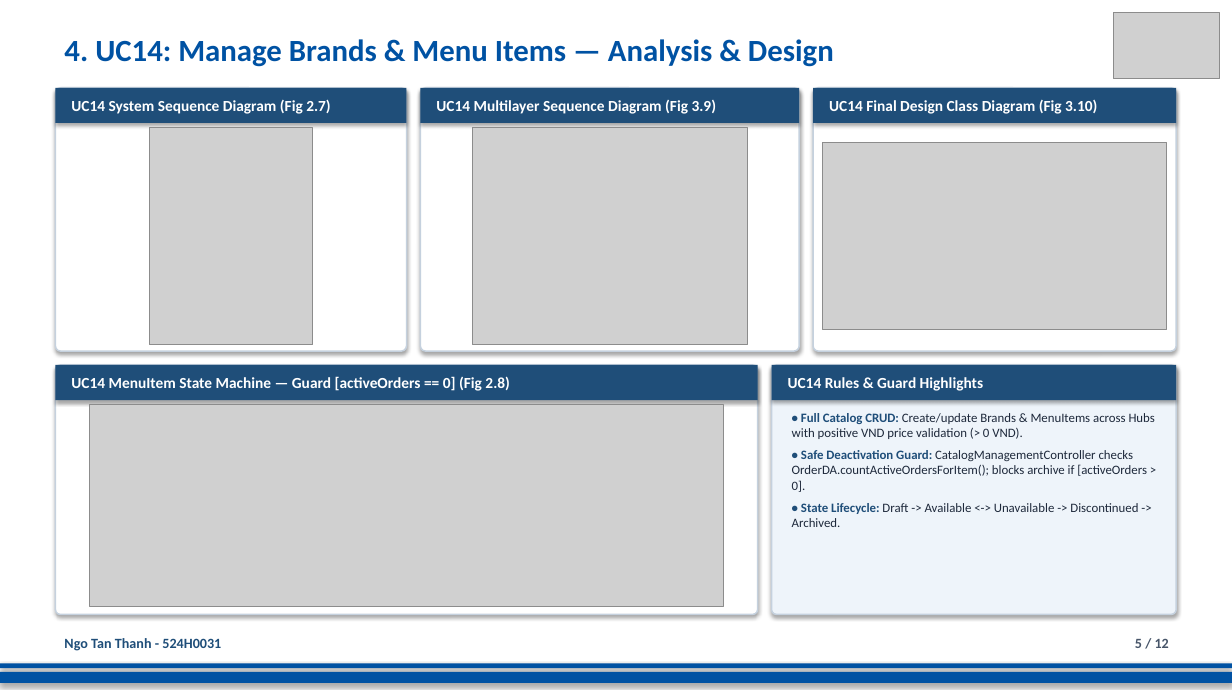
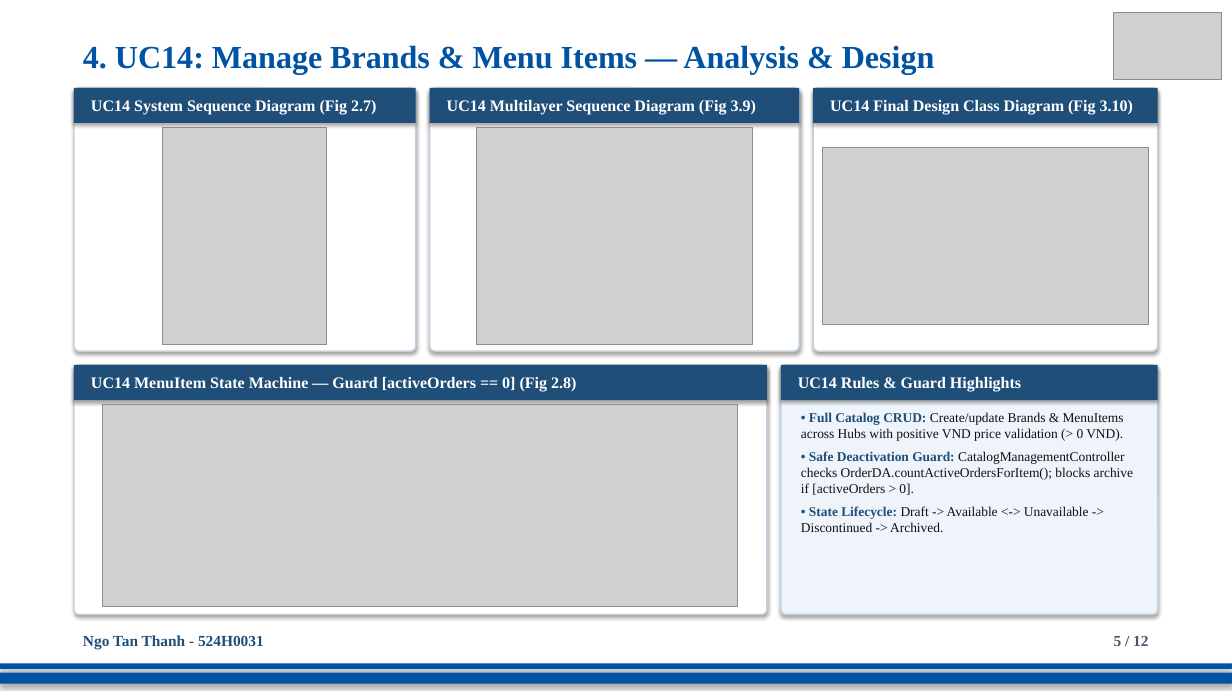
Before and after one commit to DoQuocTrung06/SaigonBite-RAD-TeamF10, a slide deck: slide 5 of Part_2/TeamF10_Presentation_for_SaigonBite.pptx. Drawn at 1232x693 pixels with LibreOffice and Linux fonts; fonts in the diff are those of the drawing; grey boxes stand for pictures. Boxes give left, top, right and bottom in pixels: in the first picture for what was removed or moved away, otherwise in the second. Text is boxed around its words. In the diff, an @@ line names an element or a change of style, - is before the commit and + after.

Commit message:
UC3 & UC14: style Part 2 slide deck with exact Times New Roman typography and Part 1 branding (524H0031)

```diff
--- a/Part_2/TeamF10_Presentation_for_SaigonBite.pptx
+++ b/Part_2/TeamF10_Presentation_for_SaigonBite.pptx
@@ text "4. UC14: Manage Brands & ...": place and size @@
-text "4. UC14: Manage Brands & ..." at [64,39,834,67]
+text "4. UC14: Manage Brands & ..." at [83,45,935,75]
@@ text "4. UC14: Manage Brands & ..." at [83,45,935,75]: size 24 to 25 pt, font Calibri to Times New Roman @@
@@ rectangle "UC14 System Sequence Diagram (Fig ...": place and size @@
-rectangle "UC14 System Sequence Diagram (Fig ..." at [55,88,407,123]
+rectangle "UC14 System Sequence Diagram (Fig ..." at [74,88,416,123]
@@ rounded rectangle: place and size @@
-rounded rectangle at [55,88,407,351]
+rounded rectangle at [74,88,416,351]
@@ rectangle "UC14 Multilayer Sequence Diagram (Fig ...": place and size @@
-rectangle "UC14 Multilayer Sequence Diagram (Fig ..." at [421,88,799,123]
+rectangle "UC14 Multilayer Sequence Diagram (Fig ..." at [430,88,799,123]
@@ rounded rectangle: place and size @@
-rounded rectangle at [421,88,799,351]
+rounded rectangle at [430,88,799,351]
@@ rectangle "UC14 Final Design Class Diagram ...": place and size @@
-rectangle "UC14 Final Design Class Diagram ..." at [813,88,1177,123]
+rectangle "UC14 Final Design Class Diagram ..." at [813,88,1158,123]
@@ rounded rectangle: place and size @@
-rounded rectangle at [813,88,1177,351]
+rounded rectangle at [813,88,1158,351]
@@ picture: place and size @@
-picture at [149,128,312,345]
+picture at [163,128,326,345]
@@ picture: place and size @@
-picture at [472,128,748,345]
+picture at [477,128,752,345]
@@ picture: place and size @@
-picture at [823,142,1167,330]
+picture at [823,148,1149,325]
@@ rectangle "UC14 MenuItem State Machine — ...": place and size @@
-rectangle "UC14 MenuItem State Machine — ..." at [55,365,758,400]
+rectangle "UC14 MenuItem State Machine — ..." at [74,365,767,400]
@@ rounded rectangle: place and size @@
-rounded rectangle at [55,365,758,615]
+rounded rectangle at [74,365,767,615]
@@ size 12 to 12.5 pt, font Calibri to Times New Roman in 5 elements at [430,88,799,123], [74,365,767,400], [813,88,1158,123], [74,88,416,123], [781,365,1158,400] @@
@@ rectangle "UC14 Rules & Guard Highlights": place and size @@
-rectangle "UC14 Rules & Guard Highlights" at [772,365,1177,400]
+rectangle "UC14 Rules & Guard Highlights" at [781,365,1158,400]
@@ rounded rectangle: place and size @@
-rounded rectangle at [772,365,1177,615]
+rounded rectangle at [781,365,1158,615]
@@ picture: place and size @@
-picture at [89,405,724,606]
+picture at [103,405,738,606]
@@ text "• Full Catalog CRUD: Create/update ...": place and size @@
-text "• Full Catalog CRUD: Create/update ..." at [792,413,1155,527]
+text "• Full Catalog CRUD: Create/update ..." at [801,412,1133,532]
@@ text "• Full Catalog CRUD: Create/update ..." at [801,412,1133,532]: size 10 to 10.5 pt, font Calibri to Times New Roman; text colour #1E293B to #0F1115 in "Create/update Brands & MenuItems across Hubs with ...", "CatalogManagementController checks OrderDA.countActiveOrders ...", "Draft -> Available <-> Unavailable -> Discontinued ..." @@
@@ text "Ngo Tan Thanh - 524H0031": place and size @@
-text "Ngo Tan Thanh - 524H0031" at [64,638,221,651]
+text "Ngo Tan Thanh - 524H0031" at [83,635,264,650]
@@ text "Ngo Tan Thanh - 524H0031" at [83,635,264,650]: size 11 to 12 pt, font Calibri to Times New Roman @@
@@ text "5 / 12" at [1114,636,1148,646]: size 11 to 12 pt, font Calibri to Times New Roman @@
@@ text "5 / 12": place and size @@
-text "5 / 12" at [1135,639,1169,648]
+text "5 / 12" at [1114,636,1148,646]
```
Also in this commit, not shown: 11 other slides changed.
